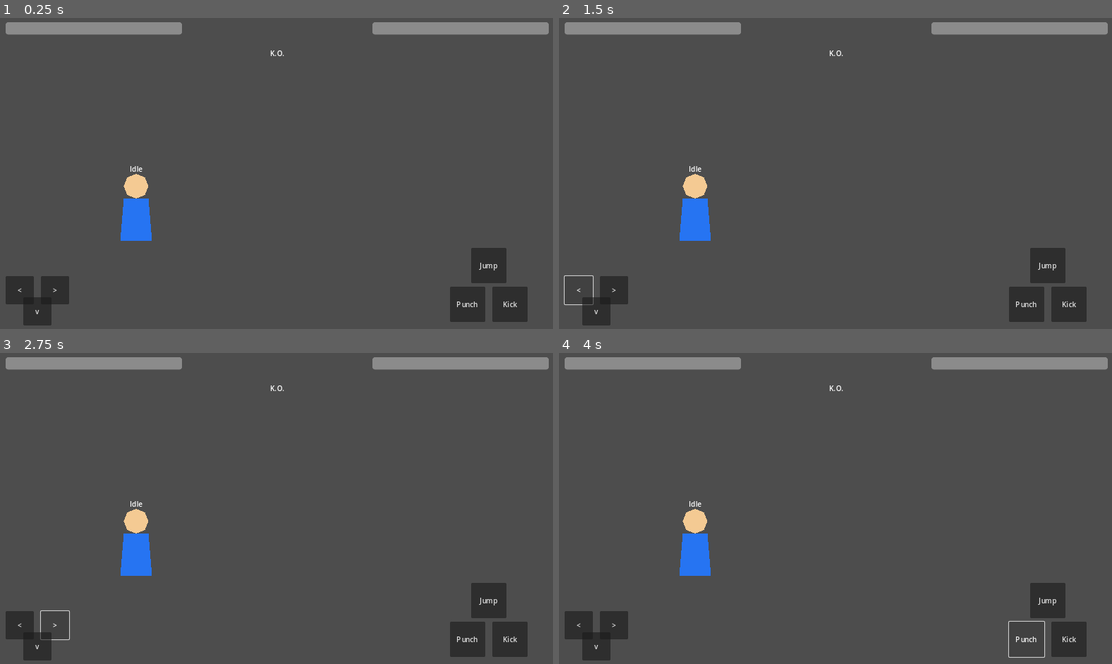
Above: before the commit, frames 1-4 (two rows, left to right).
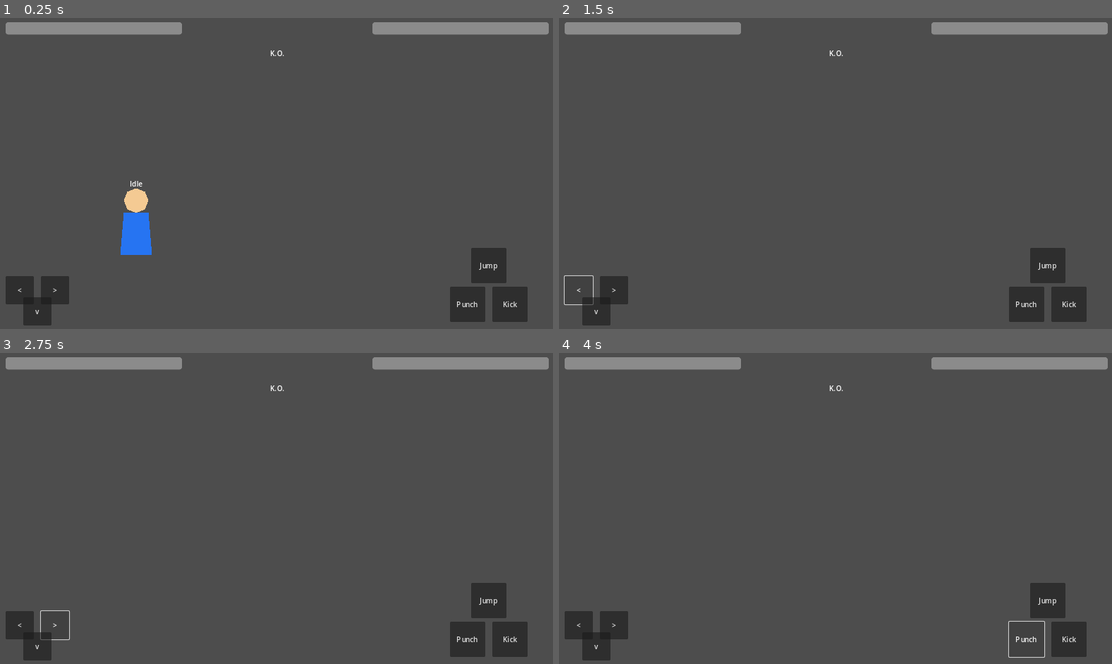
Above: after the commit, the same moments.

Repository: adamonine-stack/hashire-kaminari-dakkan-no-kobushi
Game: Godot game, scene res://scenes/Battle.tscn
Two runs of this game, one before a commit and one after it. Both use one fixed random seed, a clock stepped at 60 frames per second and the inputs below. The project has no main scene, so this scene is started directly.
Inputs:
- Up to frame 1 (0.25 s): no input
- Up to frame 2 (1.5 s): hold D (MoveRight) 0.53-1.25 s; tap Space (Jump) at 0.77 s; click "<" at 1.25 s
- Up to frame 3 (2.75 s): click ">" at 2 s
- Up to frame 4 (4 s): click "v" at 2.75 s; click "Punch" at 3.5 s

The runs differ from the first frame. In frame 1, 0.7% of the frame differs, in the area x 21-28%, y 47-77%; in frame 2, 1.0%, in the area x 21-28%, y 47-72%; in frame 3, 1.0%; in frame 4, 1.0%.

Commit message:
DEV-008 convert Player to CharacterBody2D

Diff:
--- a/godot/scenes/Player.tscn
+++ b/godot/scenes/Player.tscn
@@ -1,8 +1,11 @@
-[gd_scene load_steps=2 format=3]
+[gd_scene load_steps=3 format=3]
 
 [ext_resource type="Script" path="res://scripts/player/player_movement.gd" id="1_player_movement"]
 
-[node name="Player" type="Node2D"]
+[sub_resource type="RectangleShape2D" id="RectangleShape2D_player_body"]
+size = Vector2(72, 96)
+
+[node name="Player" type="CharacterBody2D"]
 script = ExtResource("1_player_movement")
 
 [node name="VisualRoot" type="Node2D" parent="."]
@@ -25,3 +28,7 @@
 offset_bottom = -151.0
 text = "Idle"
 horizontal_alignment = 1
+
+[node name="GroundContactShape" type="CollisionShape2D" parent="."]
+position = Vector2(0, -48)
+shape = SubResource("RectangleShape2D_player_body")
